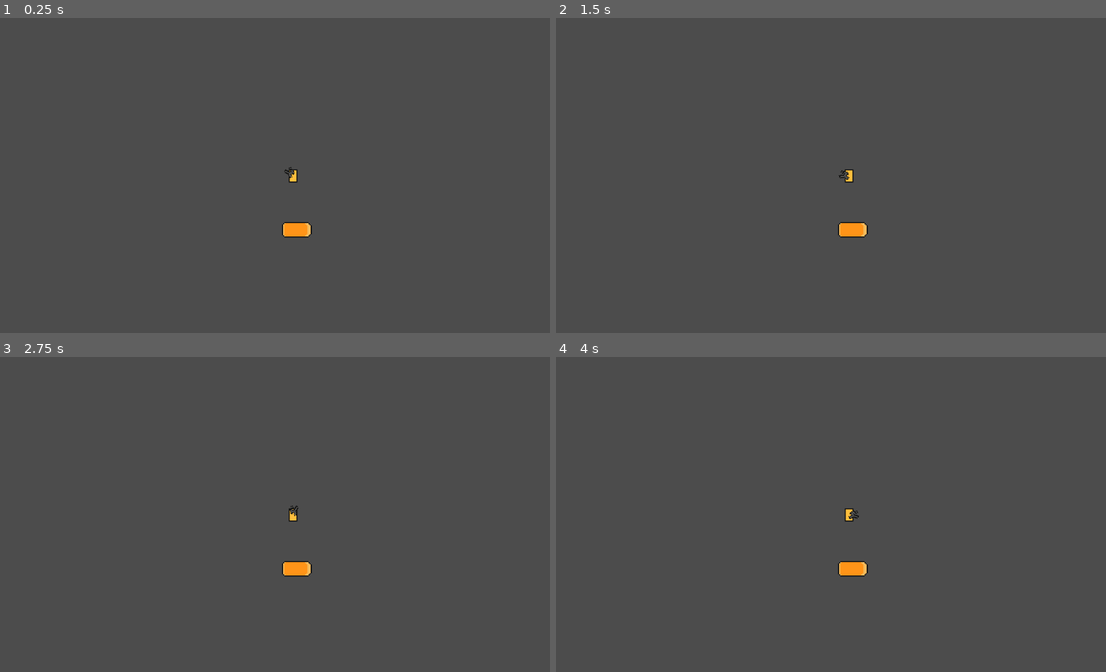
Above: before the commit, frames 1-4 (two rows, left to right).
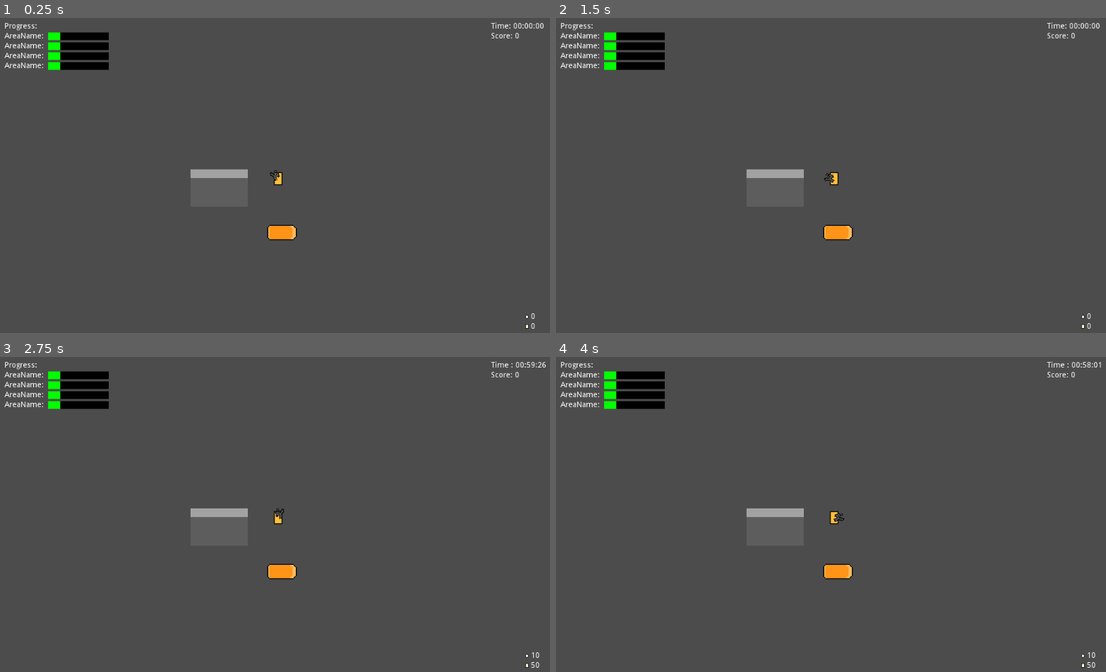
Above: after the commit, the same moments.

Repository: Xalph555/ZenoGameJam2021
Game: Godot game, scene res://TestLevel/TestLevel.tscn
The game is run twice, just before and just after one commit, with the same random seed, the same clock (stepped at 60 frames per second) and the same inputs. The project has no main scene, so this scene is started directly.
Inputs (mouse positions are in pixels of both pictures, inside the frame that each line leads up to):
- Up to frame 1 (0.25 s): no input
- Up to frame 2 (1.5 s): tap Enter at 0.5 s; move the mouse to (957, 162) at 0.52 s; hold E (ui_interact) 0.53-1.28 s; tap Space at 1.25 s; move the mouse to (721, 194) at 1.27 s; tap E (ui_interact) at 1.35 s
- Up to frame 3 (2.75 s): tap Enter at 2 s; move the mouse to (335, 445) at 2.02 s; hold E (ui_interact) from 2.03 s (still down)
- Up to frame 4 (4 s): tap Space at 2.75 s; move the mouse to (803, 583) at 2.77 s; release E (ui_interact) at 2.78 s; tap E (ui_interact) at 2.85 s; tap Enter at 3.5 s; move the mouse to (1001, 568) at 3.52 s; hold E (ui_interact) from 3.53 s (still down)

The runs differ from the first frame. In frame 1, 2.4% of the frame differs, in the area x 0-99%, y 1-99%; in frame 2, 2.4%; in frame 3, 2.4%; in frame 4, 2.4%, in the area x 0-100%, y 1-99%.

Commit message:
Posterable Objects and Basic UI

Diff:
--- a/Car/Car.gd
+++ b/Car/Car.gd
@@ -29,6 +29,9 @@
 var _steer_angle := 0.0
 var velocity := Vector2.ZERO
 
+onready var _player_camera = $Camera2D
+onready var _interact_label = $LabelPosition
+
 
 func _input(event: InputEvent) -> void:
 	if _player_reference:
@@ -59,6 +62,10 @@
 
 func _physics_process(delta: float) -> void:
 	update_movement(delta)
+
+	_interact_label.global_rotation = 0
+	if _in_player_control:
+		_interact_label.visible = false
 
 
 func update_movement(delta: float) -> void:
@@ -115,6 +122,9 @@
 	_player_enter_pos = to_local(_player_reference.global_position)
 
 	_player_reference.visible = false
+	_interact_label.visible = false
+
+	_player_camera.current = true
 
 
 func player_exit_car() -> void:
@@ -125,11 +135,17 @@
 
 	_player_reference.visible = true
 
+	_player_camera.current = false
+
 
 func _on_PlayerInteractArea_body_entered(body: Node) -> void:
 	_player_reference = body as Player
+
+	if _player_reference != null:
+		_interact_label.visible = true
 
 
 func _on_PlayerInteractArea_body_exited(body: Node) -> void:
 	if !_in_player_control and body == _player_reference:
 		_player_reference = null
+		_interact_label.visible = false
--- a/Car/Car.tscn
+++ b/Car/Car.tscn
@@ -5,10 +5,10 @@
 
 [sub_resource type="CapsuleShape2D" id=1]
 radius = 6.5
-height = 14.0
+height = 13.0
 
 [sub_resource type="CircleShape2D" id=2]
-radius = 16.0312
+radius = 19.0066
 
 [node name="Car" type="KinematicBody2D"]
 scale = Vector2( 2, 2 )
@@ -22,6 +22,7 @@
 texture = ExtResource( 1 )
 
 [node name="CollisionShape2D" type="CollisionShape2D" parent="."]
+position = Vector2( -0.5, 0 )
 rotation = 1.5708
 shape = SubResource( 1 )
 
@@ -33,5 +34,19 @@
 modulate = Color( 0.45098, 0.356863, 1, 1 )
 shape = SubResource( 2 )
 
+[node name="LabelPosition" type="Position2D" parent="."]
+visible = false
+
+[node name="InteractLabel" type="Label" parent="LabelPosition"]
+margin_left = -4.0
+margin_top = -16.5
+margin_right = 11.0
+margin_bottom = -2.5
+rect_scale = Vector2( 0.5, 0.5 )
+text = "[E]"
+__meta__ = {
+"_edit_use_anchors_": false
+}
+
 [connection signal="body_entered" from="PlayerInteractArea" to="." method="_on_PlayerInteractArea_body_entered"]
 [connection signal="body_exited" from="PlayerInteractArea" to="." method="_on_PlayerInteractArea_body_exited"]
--- /dev/null
+++ b/Common/Managers/GameEvents.gd
@@ -0,0 +1,7 @@
+extends Node
+
+signal start_game
+signal game_over
+signal pause_game
+
+signal time_changed(time)
--- /dev/null
+++ b/Common/Managers/LevelManager.gd
@@ -0,0 +1,56 @@
+# Level Manager Sungleton Script
+# ----------------------------
+
+extends Node2D
+
+class_name LevelManager
+
+onready var _level_timer = $LevelTimer
+
+
+func _ready() -> void:
+	# FOR TESTING
+	yield(get_tree().create_timer(2), "timeout")
+	start_timer()
+	GameEvents.emit_signal("start_game")
+
+
+func _process(delta: float) -> void:
+	if get_remaining_time() > 0:
+		GameEvents.emit_signal("time_changed", get_remaining_time())
+
+
+# General Level management
+func start_game() -> void:
+	pass
+
+
+func stop_game() -> void:
+	pass
+
+
+# Level Timer Related Functions
+func start_timer(time_sec : float = -1) -> void:
+	_level_timer.start(time_sec)
+
+
+func stop_timer() -> void:
+	_level_timer.stop()
+
+
+func pause_timer(is_paused : bool) -> void:
+	_level_timer.set_paused(is_paused)
+
+
+func get_remaining_time() -> float:
+	return _level_timer.time_left
+
+
+func add_time(time_to_add : float) -> void:
+	pause_timer(true)
+
+	var _new_time = _level_timer.time_left + time_to_add
+
+	stop_timer()
+	pause_timer(false)
+	start_timer(_new_time)
--- /dev/null
+++ b/Common/Managers/LevelManager.tscn
@@ -0,0 +1,10 @@
+[gd_scene load_steps=2 format=2]
+
+[ext_resource path="res://Common/Managers/LevelManager.gd" type="Script" id=1]
+
+[node name="LevelManager" type="Node2D"]
+script = ExtResource( 1 )
+
+[node name="LevelTimer" type="Timer" parent="."]
+wait_time = 60.0
+one_shot = true
--- /dev/null
+++ b/Common/PosterableArea/PosterableArea.gd
@@ -0,0 +1,26 @@
+# Posterable Area Script
+# -----------------------------
+
+extends Area2D
+
+class_name PosterableArea
+
+export var points := 0
+
+var posterable_objects = []
+
+var total_health := 0
+var current_progress := 0
+
+
+func _process(delta: float) -> void:
+	if posterable_objects.size() == 0:
+		posterable_objects = get_overlapping_bodies()
+
+		if total_health == 0:
+			set_total_health()
+
+
+func set_total_health() -> void:
+	for obj in posterable_objects:
+		total_health += obj.max_health
--- /dev/null
+++ b/Common/PosterableArea/PosterableArea.tscn
@@ -0,0 +1,10 @@
+[gd_scene load_steps=2 format=2]
+
+[ext_resource path="res://Common/PosterableArea/PosterableArea.gd" type="Script" id=1]
+
+[node name="PosterableArea" type="Area2D"]
+collision_layer = 0
+collision_mask = 1024
+script = ExtResource( 1 )
+
+[node name="CollisionPolygon2D" type="CollisionPolygon2D" parent="."]
--- /dev/null
+++ b/Common/PosterableObjects/PosterableObject.gd
@@ -0,0 +1,43 @@
+# Posterable Object Script
+# -------------------------------
+
+extends StaticBody2D
+class_name PosterableObject
+
+export var max_health := 50
+export var points := 0
+
+onready var health = max_health setget set_health
+
+onready var _health_bar := $HealthBar
+onready var sprite := $Sprite
+
+
+func _ready() -> void:
+	_health_bar.max_value = max_health
+
+
+func set_health(value : int):
+	health = clamp(value, 0, max_health)
+	_health_bar.value = health
+
+	hurt_flash()
+
+	if health <= 0:
+		PlayerStats.score += points
+
+		self.visible = false
+
+
+func hurt_flash() -> void:
+	sprite.material.set_shader_param("active", true)
+	yield(get_tree().create_timer(0.05), "timeout")
+	sprite.material.set_shader_param("active", false)
+
+
+func _on_HurtBox_area_entered(area: Area2D) -> void:
+	var _poster := area as Hitbox
+
+	if _poster:
+		_health_bar.visible = true
+		self.health -= _poster.damage
--- /dev/null
+++ b/Common/PosterableObjects/Test/PosterableTest.tscn
@@ -0,0 +1,53 @@
+[gd_scene load_steps=9 format=2]
+
+[ext_resource path="res://Common/PosterableObjects/PosterableObject.gd" type="Script" id=1]
+[ext_resource path="res://UI/HealthBar/HealthBar.tscn" type="PackedScene" id=2]
+[ext_resource path="res://Common/HurtAndHitBox/HurtBox.tscn" type="PackedScene" id=3]
+[ext_resource path="res://Common/PosterableObjects/Test/PosterableTest.png" type="Texture" id=4]
+[ext_resource path="res://Shaders/WhiteHit.shader" type="Shader" id=5]
+
+[sub_resource type="ShaderMaterial" id=3]
+resource_local_to_scene = true
+shader = ExtResource( 5 )
+shader_param/active = false
+
+[sub_resource type="RectangleShape2D" id=1]
+resource_local_to_scene = true
+extents = Vector2( 26, 26 )
+
+[sub_resource type="RectangleShape2D" id=2]
+resource_local_to_scene = true
+extents = Vector2( 24, 24.5 )
+
+[node name="PosterableTest" type="StaticBody2D"]
+collision_layer = 1536
+collision_mask = 0
+script = ExtResource( 1 )
+
+[node name="Sprite" type="Sprite" parent="."]
+material = SubResource( 3 )
+scale = Vector2( 2, 2 )
+texture = ExtResource( 4 )
+
+[node name="CollisionShape2D" type="CollisionShape2D" parent="."]
+position = Vector2( 0, 8 )
+shape = SubResource( 1 )
+
+[node name="HurtBox" parent="." instance=ExtResource( 3 )]
+collision_mask = 2
+
+[node name="CollisionShape2D" parent="HurtBox" index="0"]
+position = Vector2( 0, 7.5 )
+shape = SubResource( 2 )
+
+[node name="HealthBar" parent="." instance=ExtResource( 2 )]
+visible = false
+margin_left = -25.0
+margin_top = -23.0
+margin_right = 25.0
+margin_bottom = -20.0
+value = 100.0
+
+[connection signal="area_entered" from="HurtBox" to="." method="_on_HurtBox_area_entered"]
+
+[editable path="HurtBox"]
--- a/Player/Player.gd
+++ b/Player/Player.gd
@@ -15,6 +15,7 @@
 var move_dir := Vector2.ZERO
 var velocity := Vector2.ZERO
 
+onready var _player_camera := $Camera2D
 onready var _sprite := $Sprite
 onready var _poster_gun := $Gun
 onready var _egg_thrower := $EggThrower
@@ -60,7 +61,9 @@
 
 func remove_player_control() -> void:
 	_in_player_control = false
+	_player_camera.current = false
 
 
 func return_player_control() -> void:
 	_in_player_control = true
+	_player_camera.current = true
--- a/Player/Player.tscn
+++ b/Player/Player.tscn
@@ -15,6 +15,7 @@
 script = ExtResource( 3 )
 
 [node name="Camera2D" type="Camera2D" parent="."]
+current = true
 
 [node name="Sprite" type="Sprite" parent="."]
 texture = ExtResource( 1 )
--- /dev/null
+++ b/Player/PlayerStats.gd
@@ -0,0 +1,39 @@
+# Player Stats Singleton Script
+# -------------------------------
+
+extends Node
+
+# signals
+signal score_changed(score)
+signal poster_ammo_changed(ammo)
+signal egg_ammo_changed(ammo)
+
+signal out_of_posters
+
+
+# properties
+export var base_poster_ammo := 50
+export var base_egg_ammo := 10
+
+onready var score := 0 setget set_score
+
+onready var poster_ammo := base_poster_ammo setget set_poster_ammo
+onready var egg_ammo := base_egg_ammo setget set_egg_ammo
+
+
+func set_score(points : int):
+	score = points
+	emit_signal("score_changed", score)
+
+
+func set_poster_ammo(amount : int):
+	poster_ammo = amount
+	emit_signal("poster_ammo_changed", poster_ammo)
+
+	if poster_ammo <= 0:
+		emit_signal("out_of_posters")
+
+
+func set_egg_ammo(amount : int):
+	egg_ammo = amount
+	emit_signal("egg_ammo_changed", egg_ammo)
--- /dev/null
+++ b/Player/PlayerStats.tscn
@@ -0,0 +1,6 @@
+[gd_scene load_steps=2 format=2]
+
+[ext_resource path="res://Player/PlayerStats.gd" type="Script" id=1]
+
+[node name="PlayerStats" type="Node"]
+script = ExtResource( 1 )
--- a/Projectiles/Egg/EggProjectile.tscn
+++ b/Projectiles/Egg/EggProjectile.tscn
@@ -33,12 +33,14 @@
 
 [node name="HurtBox" parent="." instance=ExtResource( 2 )]
 collision_mask = 512
+monitorable = true
 
 [node name="CollisionShape2D" parent="HurtBox" index="0"]
 shape = SubResource( 2 )
 
 [connection signal="timeout" from="Timer" to="." method="_on_Timer_timeout"]
 [connection signal="area_entered" from="HurtBox" to="." method="_on_HurtBox_area_entered"]
+[connection signal="body_entered" from="HurtBox" to="." method="_on_HurtBox_body_entered"]
 
 [editable path="HitBox"]
 [editable path="HurtBox"]
--- a/Projectiles/Poster/PosterProjectile.tscn
+++ b/Projectiles/Poster/PosterProjectile.tscn
@@ -32,12 +32,14 @@
 
 [node name="HurtBox" parent="." instance=ExtResource( 4 )]
 collision_mask = 512
+monitorable = true
 
 [node name="CollisionShape2D" parent="HurtBox" index="0"]
 shape = SubResource( 2 )
 
 [connection signal="timeout" from="Timer" to="." method="_on_Timer_timeout"]
 [connection signal="area_entered" from="HurtBox" to="." method="_on_HurtBox_area_entered"]
+[connection signal="body_entered" from="HurtBox" to="." method="_on_HurtBox_body_entered"]
 
 [editable path="HitBox"]
 [editable path="HurtBox"]
--- a/Projectiles/Projectile.gd
+++ b/Projectiles/Projectile.gd
@@ -27,6 +27,8 @@
 
 func _on_HurtBox_area_entered(area: Area2D) -> void:
 	queue_free()
+func _on_HurtBox_body_entered(body: Node) -> void:
+	queue_free()
 
 
 func _on_Timer_timeout() -> void:
--- /dev/null
+++ b/Shaders/WhiteHit.shader
@@ -0,0 +1,17 @@
+shader_type canvas_item;
+
+uniform bool active = false;
+
+void fragment(){
+	vec4 previous_colour = texture(TEXTURE, UV);
+	vec4 white_colour = vec4(1.0, 1.0, 1.0, previous_colour.a);
+	vec4 new_colour = previous_colour;
+
+	if(active == true){
+		new_colour = white_colour;
+
+	}
+
+	COLOR = new_colour;
+
+}
--- a/TestLevel/TestLevel.tscn
+++ b/TestLevel/TestLevel.tscn
@@ -1,14 +1,40 @@
-[gd_scene load_steps=3 format=2]
+[gd_scene load_steps=7 format=2]
 
 [ext_resource path="res://Car/Car.tscn" type="PackedScene" id=1]
 [ext_resource path="res://Player/Player.tscn" type="PackedScene" id=2]
+[ext_resource path="res://Common/PosterableObjects/Test/PosterableTest.tscn" type="PackedScene" id=3]
+[ext_resource path="res://Common/PosterableArea/PosterableArea.tscn" type="PackedScene" id=4]
+[ext_resource path="res://UI/PlayerUI/PlayerUI.tscn" type="PackedScene" id=5]
+[ext_resource path="res://Common/Managers/LevelManager.tscn" type="PackedScene" id=6]
 
 [node name="TestLevel" type="Node2D"]
 
+[node name="LevelManager" parent="." instance=ExtResource( 6 )]
+
 [node name="YSort" type="YSort" parent="."]
+
+[node name="PosterableTest" parent="YSort" instance=ExtResource( 3 )]
+position = Vector2( 406, 312 )
+points = 10
+
+[node name="PosterableTest2" parent="YSort" instance=ExtResource( 3 )]
+position = Vector2( 458, 312 )
+points = 10
 
 [node name="Car" parent="YSort" instance=ExtResource( 1 )]
 position = Vector2( 547, 393 )
 
 [node name="Player" parent="YSort" instance=ExtResource( 2 )]
 position = Vector2( 539, 295 )
+
+[node name="PosterableArea" parent="." instance=ExtResource( 4 )]
+position = Vector2( 426, 250 )
+
+[node name="CollisionPolygon2D" parent="PosterableArea" index="0"]
+polygon = PoolVector2Array( -98, -18, -98, 126, 80, 126, 80, -34 )
+
+[node name="UI" type="CanvasLayer" parent="."]
+
+[node name="PlayerUI" parent="UI" instance=ExtResource( 5 )]
+
+[editable path="PosterableArea"]
--- /dev/null
+++ b/UI/HealthBar/HealthBar.tscn
@@ -0,0 +1,16 @@
+[gd_scene load_steps=3 format=2]
+
+[ext_resource path="res://UI/HealthBar/HealthUnder.png" type="Texture" id=1]
+[ext_resource path="res://UI/HealthBar/HealthProgress.png" type="Texture" id=2]
+
+[node name="HealthBar" type="TextureProgress"]
+margin_right = 15.0
+margin_bottom = 1.0
+value = 50.0
+texture_under = ExtResource( 1 )
+texture_progress = ExtResource( 2 )
+tint_progress = Color( 0.0941176, 1, 0, 1 )
+nine_patch_stretch = true
+__meta__ = {
+"_edit_use_anchors_": false
+}
--- /dev/null
+++ b/UI/PlayerUI/AreaProgress.gd
@@ -0,0 +1,16 @@
+# Area Progress Bar
+# --------------------------------------
+
+extends HBoxContainer
+class_name AreaProgressBar
+
+export(NodePath) onready var _area_name = get_node(_area_name) as Label
+export(NodePath) onready var _area_progress = get_node(_area_progress) as TextureProgress
+
+
+func set_area_name(area_name: String) -> void:
+	_area_name.text = area_name
+
+
+func set_area_progress(area_progress: float) -> void:
+	_area_progress.value = area_progress
--- /dev/null
+++ b/UI/PlayerUI/AreaProgress.tscn
@@ -0,0 +1,29 @@
+[gd_scene load_steps=4 format=2]
+
+[ext_resource path="res://UI/HealthBar/HealthUnder.png" type="Texture" id=1]
+[ext_resource path="res://UI/HealthBar/HealthProgress.png" type="Texture" id=2]
+[ext_resource path="res://UI/PlayerUI/AreaProgress.gd" type="Script" id=3]
+
+[node name="AreaProgress" type="HBoxContainer"]
+script = ExtResource( 3 )
+__meta__ = {
+"_edit_use_anchors_": false
+}
+_area_name = NodePath("AreaName")
+_area_progress = NodePath("TextureProgress")
+
+[node name="AreaName" type="Label" parent="."]
+margin_right = 75.0
+margin_bottom = 14.0
+text = "AreaName: "
+
+[node name="TextureProgress" type="TextureProgress" parent="."]
+margin_left = 79.0
+margin_right = 189.0
+margin_bottom = 14.0
+value = 20.0
+texture_under = ExtResource( 1 )
+texture_progress = ExtResource( 2 )
+tint_progress = Color( 0.00784314, 1, 0, 1 )
+nine_patch_stretch = true
+stretch_margin_right = 110
--- /dev/null
+++ b/UI/PlayerUI/IndicatorArrow.tscn
@@ -0,0 +1,18 @@
+[gd_scene load_steps=2 format=2]
+
+[ext_resource path="res://UI/PlayerUI/IndicatorArrow.png" type="Texture" id=1]
+
+[node name="IndicatorArrow" type="Control"]
+__meta__ = {
+"_edit_use_anchors_": false
+}
+
+[node name="TextureRect" type="TextureRect" parent="."]
+margin_left = 234.0
+margin_top = -12.0
+margin_right = 242.0
+rect_scale = Vector2( 2, 2 )
+texture = ExtResource( 1 )
+__meta__ = {
+"_edit_use_anchors_": false
+}
--- /dev/null
+++ b/UI/PlayerUI/PlayerUI.gd
@@ -0,0 +1,80 @@
+# Player UI script
+# -----------------------------
+
+extends Control
+
+export(NodePath) onready var _progress_container = get_node(_progress_container) as VBoxContainer
+export(PackedScene) var _area_progress_scene = _area_progress_scene as AreaProgressBar
+
+export(NodePath) onready var _time_text = get_node(_time_text) as Label
+export(NodePath) onready var _score_text = get_node(_score_text) as Label
+
+export(NodePath) onready var _egg_text = get_node(_egg_text) as Label
+export(NodePath) onready var _poster_text = get_node(_poster_text) as Label
+
+export(NodePath) onready var _indicator_container = get_node(_indicator_container) as CenterContainer
+export(PackedScene) var _indicator_arrow_scene
+
+
+func _ready() -> void:
+	# connecting signals
+	GameEvents.connect("start_game", self, "reset_ui")
+	GameEvents.connect("time_changed", self, "_on_time_changed")
+
+	PlayerStats.connect("score_changed", self, "_on_score_changed")
+	PlayerStats.connect("poster_ammo_changed", self, "_on_poster_ammo_changed")
+	PlayerStats.connect("egg_ammo_changed", self, "_on_egg_ammo_changed")
+
+
+
+func reset_ui() -> void:
+	create_area_bars()
+	set_time_text(1)
+	set_score_text(PlayerStats.score)
+	set_egg_text(PlayerStats.egg_ammo)
+	set_poster_text(PlayerStats.poster_ammo)
+
+
+func create_area_bars() -> void:
+	pass
+
+
+func set_time_text(time: float) -> void:
+	_time_text.text = "Time : " + format_seconds(time)
+
+
+func set_score_text(points: int) -> void:
+	_score_text.text = "Score: " + str(points)
+
+
+func set_egg_text(amount: int) -> void:
+	_egg_text.text = str(amount)
+
+
+func set_poster_text(amount: int) -> void:
+	_poster_text.text = str(amount)
+
+
+func format_seconds(time: float) -> String:
+	var minutes := time / 60
+	var seconds := fmod(time, 60)
+	var milliseconds := fmod(time, 1) * 100
+
+	return "%02d:%02d:%02d" % [minutes, seconds, milliseconds]
+
+
+# signal call backs
+func _on_time_changed(time : float):
+	set_time_text(time)
+
+
+func _on_score_changed(score : int):
+	set_score_text(score)
+
+
+func _on_poster_ammo_changed(ammo : int):
+	set_poster_text(ammo)
+
+
+func _on_egg_ammo_changed(ammo : int):
+	set_egg_text(ammo)
--- /dev/null
+++ b/UI/PlayerUI/PlayerUI.tscn
@@ -0,0 +1,132 @@
+[gd_scene load_steps=6 format=2]
+
+[ext_resource path="res://UI/PlayerUI/PlayerUI.gd" type="Script" id=1]
+[ext_resource path="res://UI/PlayerUI/AreaProgress.tscn" type="PackedScene" id=2]
+[ext_resource path="res://Projectiles/Poster/PaperRef.png" type="Texture" id=3]
+[ext_resource path="res://Projectiles/Egg/EggRef.png" type="Texture" id=4]
+[ext_resource path="res://UI/PlayerUI/IndicatorArrow.tscn" type="PackedScene" id=5]
+
+[node name="PlayerUI" type="Control"]
+anchor_right = 1.0
+anchor_bottom = 1.0
+script = ExtResource( 1 )
+__meta__ = {
+"_edit_use_anchors_": false
+}
+_progress_container = NodePath("GameProgress")
+_area_progress_scene = ExtResource( 2 )
+_time_text = NodePath("GameStats/TimeLabel")
+_score_text = NodePath("GameStats/ScoreLabel")
+_egg_text = NodePath("AmmoDetails/EggCounter/Amount")
+_poster_text = NodePath("AmmoDetails/PosterCounter/Amount")
+_indicator_container = NodePath("IndicationArrows")
+_indicator_arrow_scene = ExtResource( 5 )
+
+[node name="GameProgress" type="VBoxContainer" parent="."]
+margin_left = 16.0
+margin_top = 16.0
+margin_right = 195.0
+margin_bottom = 56.0
+__meta__ = {
+"_edit_use_anchors_": false
+}
+
+[node name="ProgressTitle" type="Label" parent="GameProgress"]
+margin_right = 189.0
+margin_bottom = 14.0
+text = "Progress:"
+
+[node name="AreaProgress" parent="GameProgress" instance=ExtResource( 2 )]
+margin_top = 18.0
+margin_right = 189.0
+margin_bottom = 32.0
+
+[node name="AreaProgress2" parent="GameProgress" instance=ExtResource( 2 )]
+margin_top = 36.0
+margin_right = 189.0
+margin_bottom = 50.0
+
+[node name="AreaProgress3" parent="GameProgress" instance=ExtResource( 2 )]
+margin_top = 54.0
+margin_right = 189.0
+margin_bottom = 68.0
+
+[node name="AreaProgress4" parent="GameProgress" instance=ExtResource( 2 )]
+margin_top = 72.0
+margin_right = 189.0
+margin_bottom = 86.0
+
+[node name="GameStats" type="VBoxContainer" parent="."]
+anchor_left = 1.0
+anchor_right = 1.0
+margin_left = -126.0
+margin_top = 16.0
+margin_right = -6.0
+margin_bottom = 48.0
+__meta__ = {
+"_edit_use_anchors_": false
+}
+
+[node name="TimeLabel" type="Label" parent="GameStats"]
+margin_right = 120.0
+margin_bottom = 14.0
+text = "Time: 00:00:00"
+
+[node name="ScoreLabel" type="Label" parent="GameStats"]
+margin_top = 18.0
+margin_right = 120.0
+margin_bottom = 32.0
+text = "Score: 0"
+
+[node name="AmmoDetails" type="VBoxContainer" parent="."]
+anchor_left = 1.0
+anchor_top = 1.0
+anchor_right = 1.0
+anchor_bottom = 1.0
+margin_left = -64.0
+margin_top = -56.0
+margin_right = -16.0
+margin_bottom = -24.0
+__meta__ = {
+"_edit_use_anchors_": false
+}
+
+[node name="EggCounter" type="HBoxContainer" parent="AmmoDetails"]
+margin_right = 48.0
+margin_bottom = 14.0
+
+[node name="Icon" type="TextureRect" parent="AmmoDetails/EggCounter"]
+margin_right = 6.0
+margin_bottom = 14.0
+texture = ExtResource( 4 )
+stretch_mode = 4
+
+[node name="Amount" type="Label" parent="AmmoDetails/EggCounter"]
+margin_left = 10.0
+margin_right = 18.0
+margin_bottom = 14.0
+text = "0"
+
+[node name="PosterCounter" type="HBoxContainer" parent="AmmoDetails"]
+margin_top = 18.0
+margin_right = 48.0
+margin_bottom = 32.0
+
+[node name="Icon" type="TextureRect" parent="AmmoDetails/PosterCounter"]
+margin_right = 6.0
+margin_bottom = 14.0
+texture = ExtResource( 3 )
+stretch_mode = 4
+
+[node name="Amount" type="Label" parent="AmmoDetails/PosterCounter"]
+margin_left = 10.0
+margin_right = 18.0
+margin_bottom = 14.0
+text = "0"
+
+[node name="IndicationArrows" type="CenterContainer" parent="."]
+anchor_right = 1.0
+anchor_bottom = 1.0
+__meta__ = {
+"_edit_use_anchors_": true
+}
--- a/project.godot
+++ b/project.godot
@@ -9,6 +9,11 @@
 config_version=4
 
 _global_script_classes=[ {
+"base": "HBoxContainer",
+"class": "AreaProgressBar",
+"language": "GDScript",
+"path": "res://UI/PlayerUI/AreaProgress.gd"
+}, {
 "base": "KinematicBody2D",
 "class": "Car",
 "language": "GDScript",
@@ -24,10 +29,25 @@
 "language": "GDScript",
 "path": "res://Common/HurtAndHitBox/HurtBox.gd"
 }, {
+"base": "Node2D",
+"class": "LevelManager",
+"language": "GDScript",
+"path": "res://Common/Managers/LevelManager.gd"
+}, {
 "base": "KinematicBody2D",
 "class": "Player",
 "language": "GDScript",
 "path": "res://Player/Player.gd"
+}, {
+"base": "Area2D",
+"class": "PosterableArea",
+"language": "GDScript",
+"path": "res://Common/PosterableArea/PosterableArea.gd"
+}, {
+"base": "StaticBody2D",
+"class": "PosterableObject",
+"language": "GDScript",
+"path": "res://Common/PosterableObjects/PosterableObject.gd"
 }, {
 "base": "Sprite",
 "class": "Projectile",
@@ -35,10 +55,14 @@
 "path": "res://Projectiles/Projectile.gd"
 } ]
 _global_script_class_icons={
+"AreaProgressBar": "",
 "Car": "",
 "Hitbox": "",
 "Hurtbox": "",
+"LevelManager": "",
 "Player": "",
+"PosterableArea": "",
+"PosterableObject": "",
 "Projectile": ""
 }
 
@@ -46,6 +70,11 @@
 
 config/name="ZenoGameJam2021"
 config/icon="res://icon.png"
+
+[autoload]
+
+GameEvents="*res://Common/Managers/GameEvents.gd"
+PlayerStats="*res://Player/PlayerStats.tscn"
 
 [display]
 
@@ -103,6 +132,7 @@
 2d_physics/layer_2="Poster"
 2d_physics/layer_3="Egg"
 2d_physics/layer_10="Wall"
+2d_physics/layer_11="Posterable"
 
 [physics]
 
Binary file added: Common/PosterableObjects/Test/PosterableTest.png
Not shown, added: Common/PosterableObjects/Test/PosterableTest.png.import
Binary file added: UI/HealthBar/HealthProgress.png
Not shown, added: UI/HealthBar/HealthProgress.png.import
Binary file added: UI/HealthBar/HealthUnder.png
Not shown, added: UI/HealthBar/HealthUnder.png.import
Binary file added: UI/PlayerUI/IndicatorArrow.png
Not shown, added: UI/PlayerUI/IndicatorArrow.png.import
